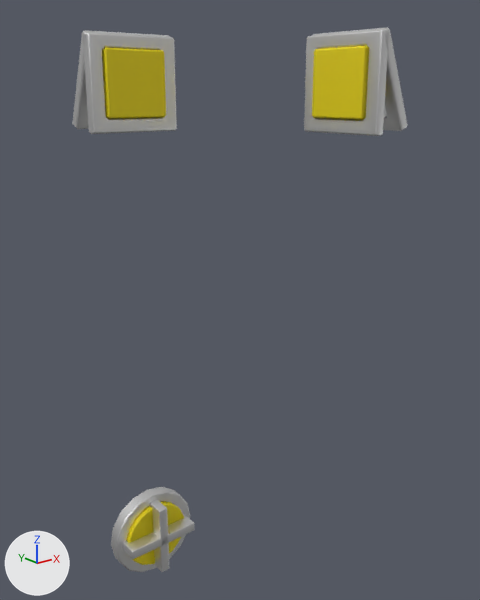
Two versions of the FBX model Assets/PackageAsset/Honda 1/Metal/SM_Metal_Window_04.fbx, one commit apart.
The view is the same before and after, from a 50 mm camera at (-1.12, -1.48, 2.13) aimed at (0.26, 0.24, 1.44). Every picture has the same lights, and +X, +Y and +Z are marked at lower left. Where no turn or scale is listed for an object, it has been applied to the vertices.

The first picture shows 'SM_Metal_Window_04'.
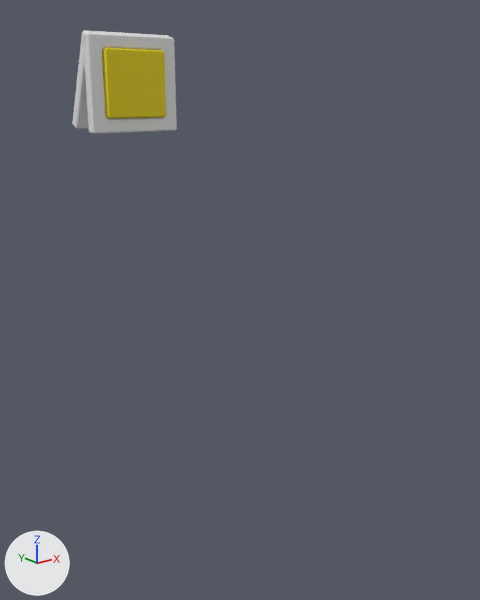
Where the change shows, as pixel boxes [x1, y1, x2, y2] in the pictures (480 x 600 px):
'SM_Metal_Window_04', surface changed, reshaped (69% narrower, 81% shorter)
    before: [72, 27, 408, 572]
    after: [72, 30, 177, 134]
part 1 of me_cube_090_piece_023_piece_050_piece_003, deleted
    before: [111, 27, 408, 572]
part 2 of me_cube_090_piece_023_piece_050_piece_003, built on
    both: [72, 30, 177, 134]

The change in detail:
In material 'MI_Metal_01.001' (mat_mi_metal_01_001), metallic goes from 1.0 to 0.0.
me_cube_090_piece_023_piece_050_piece_003 is used by ob_sm_metal_window_04; location (0.0, 0.0, 0.0).
me_cube_090_piece_023_piece_050_piece_003 had 560 vertices, 586 faces and spanned x -0.17..0.6, y -0.16..0.6, z 0.33..2.31.
me_cube_090_piece_023_piece_050_piece_003 now has 160 vertices, 312 faces and spans x -0.15..0.15, y 0.43..0.6, z 2.01..2.31.
me_cube_090_piece_023_piece_050_piece_003 part 1: 8 loose pieces with 400 vertices, spanning x -0.17..0.6, y -0.16..0.5, z 0.33..2.31, are deleted.
Part 2, on me_cube_090_piece_023_piece_050_piece_003:
131 faces are deleted.
229 new faces join them, mat_mi_metal_01_001 (its picture is missing).
36 new faces join them, mat_mi_metal_emis_001 (yellow #e7d400).
me_cube_090_piece_023_piece_050_piece_003 part 3: the surface is now shaded flat.
